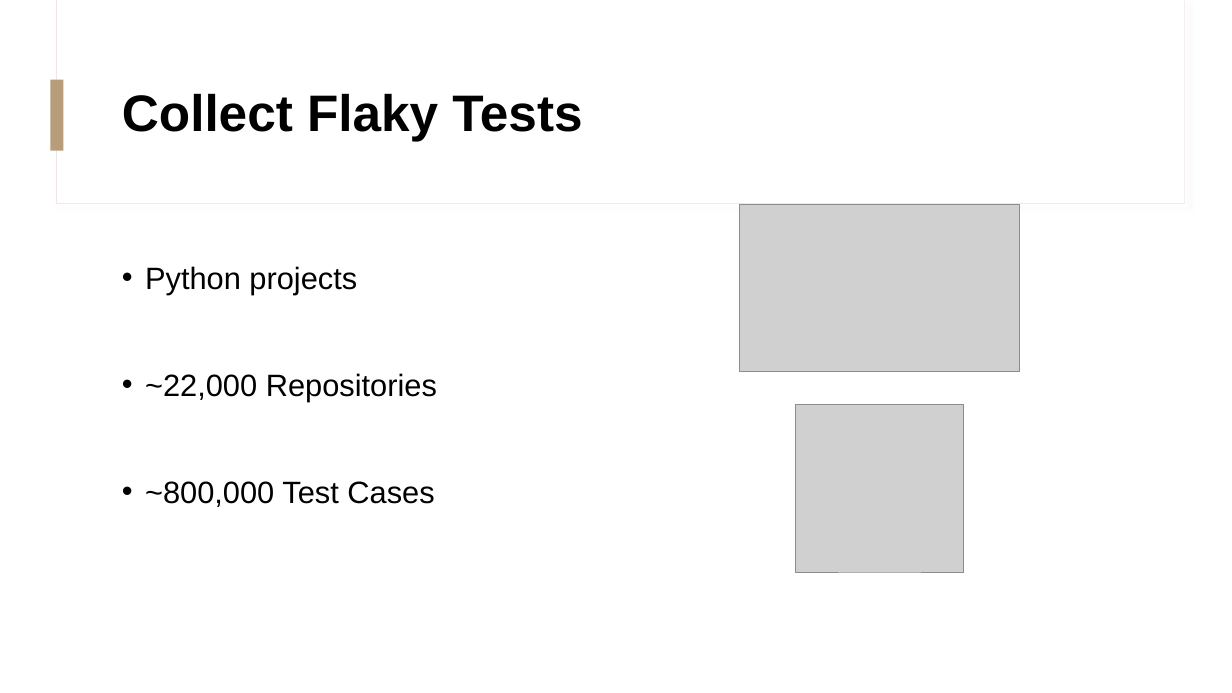
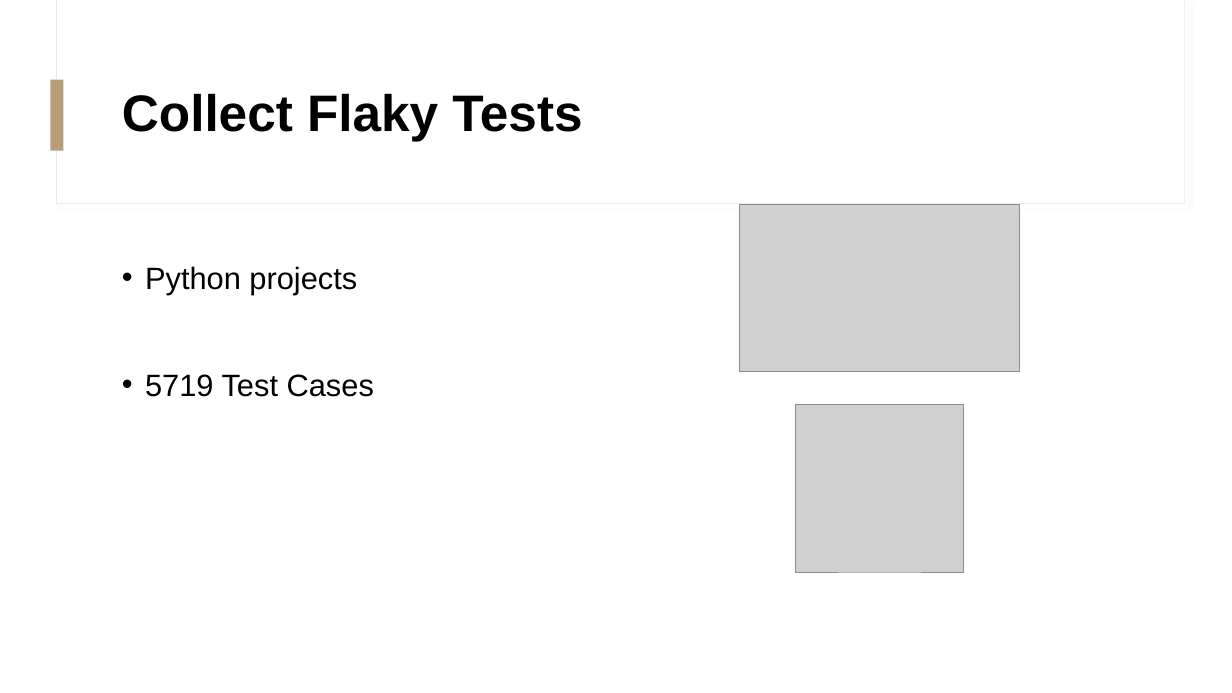
Before and after one commit to KhaledBadran/SOEN7481_Project, a slide deck: slide 4 of A Combined Approach to Detect a Flaky Tests in Python Presentation.pptx. Drawn at 1232x693 pixels with LibreOffice and Linux fonts; fonts in the diff are those of the drawing; grey boxes stand for pictures. Boxes give left, top, right and bottom in pixels: in the first picture for what was removed or moved away, otherwise in the second. Text is boxed around its words. In the diff, an @@ line names an element or a change of style, - is before the commit and + after.

```diff
--- a/A Combined Approach to Detect a Flaky Tests in Python Presentation.pptx
+++ b/A Combined Approach to Detect a Flaky Tests in Python Presentation.pptx
@@ text at bbox=[145, 374, 374, 397]: text changed @@
-• ~22,000 Repositories
-• ~800,000 Test Cases
+• 5719 Test Cases
```
Also in this commit, not shown: 3 other slides changed, 1 slide added, 1 slide removed, 1 other file.
